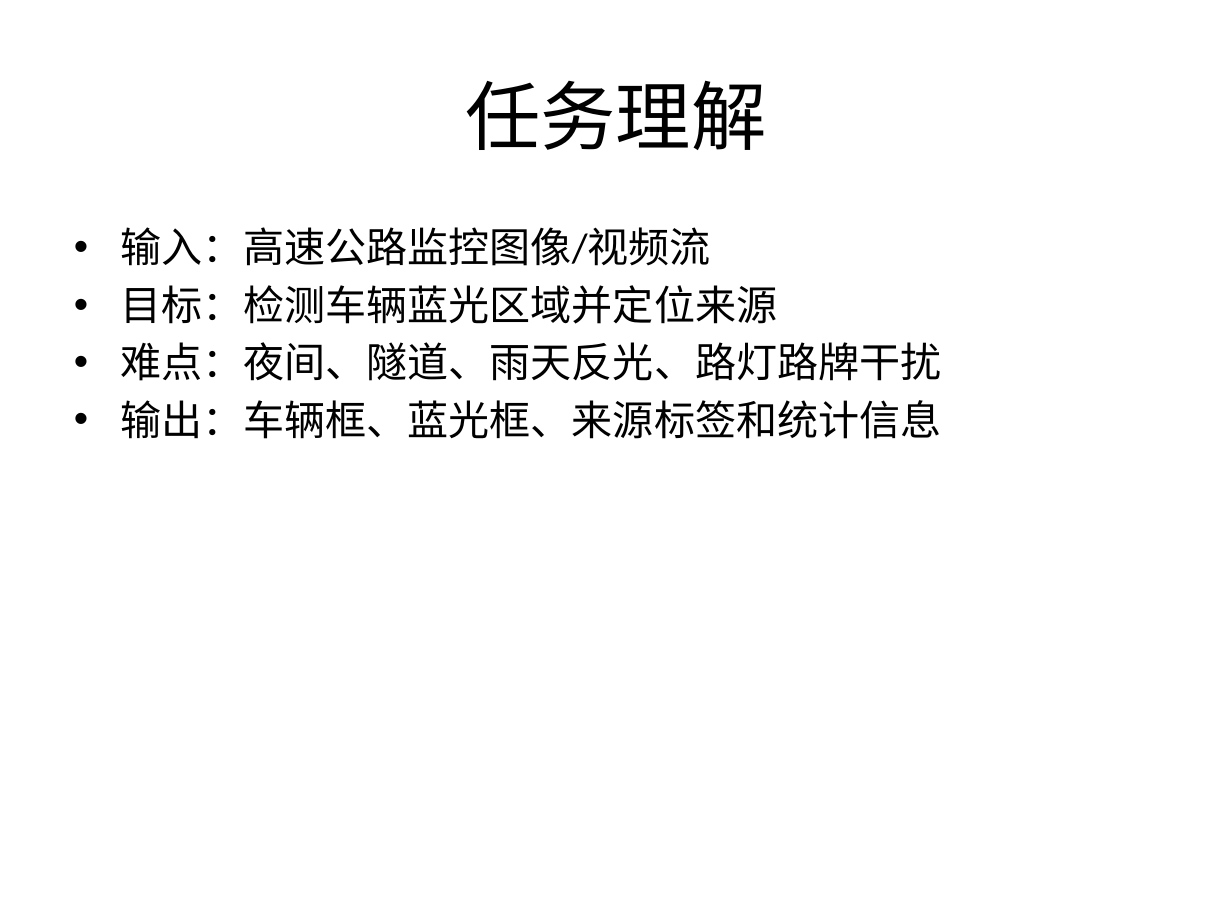
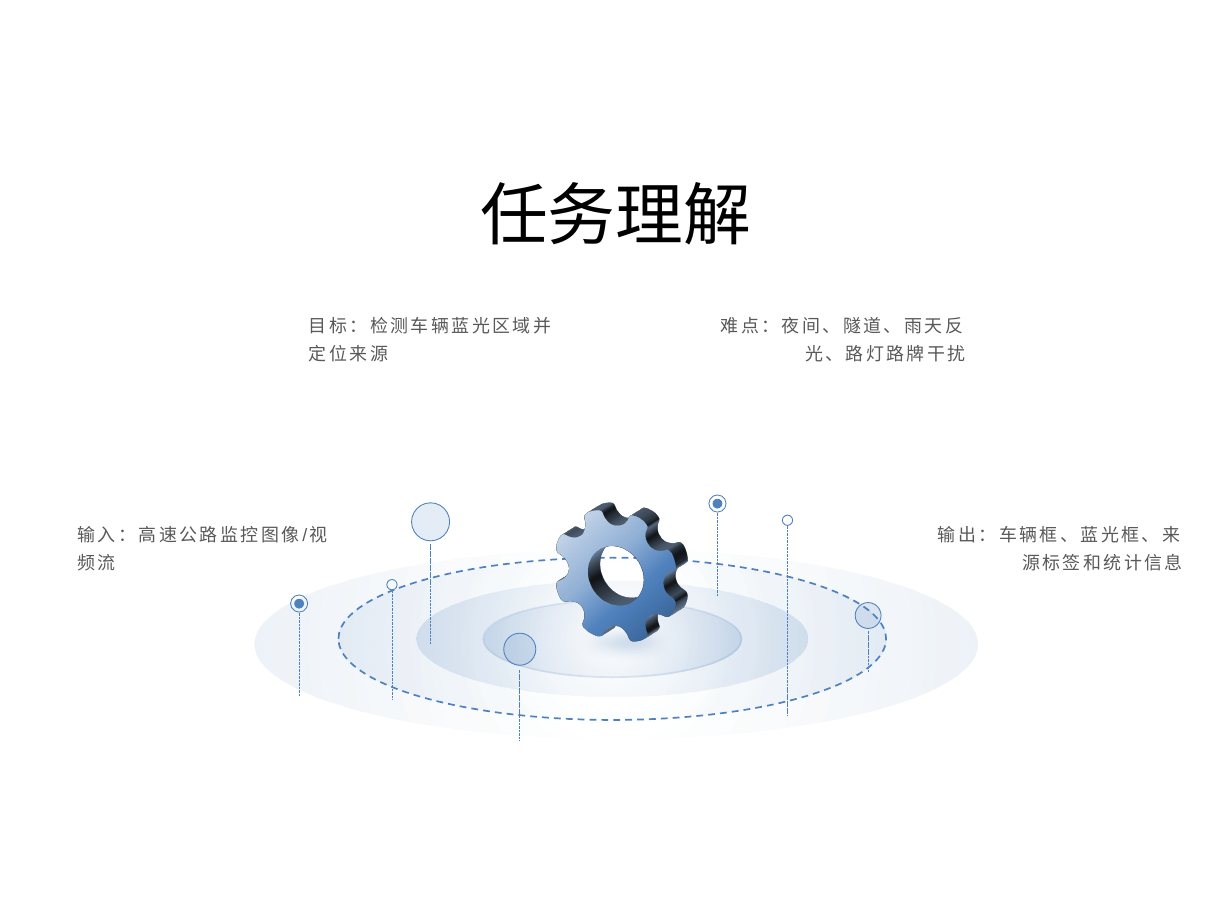
Before and after one commit to szl97/DAA, a slide deck: slide 2 of blue-light-detection/解题ppt.pptx. Drawn at 1232x924 pixels with LibreOffice and Linux fonts; fonts in the diff are those of the drawing; background and template pictures are left out. Boxes give left, top, right and bottom in pixels: in the first picture for what was removed or moved away, otherwise in the second. Text is boxed around its words. In the diff, an @@ line names an element or a change of style, - is before the commit and + after.

```diff
--- a/blue-light-detection/解题ppt.pptx
+++ b/blue-light-detection/解题ppt.pptx
@@ title "任务理解": place and size @@
-title "任务理解" at box(465, 80, 766, 150)
+title "任务理解" at box(480, 182, 751, 245)
@@ title "任务理解" at box(480, 182, 751, 245): size 44 to 39.6 pt @@
@@ text removed at box(120, 227, 941, 439) @@
-• 输入：高速公路监控图像/视频流
-• 目标：检测车辆蓝光区域并定位来源
-• 难点：夜间、隧道、雨天反光、路灯路牌干扰
-• 输出：车辆框、蓝光框、来源标签和统计信息
@@ text added at box(309, 317, 551, 362), 10.5 pt, text #595959 @@
+目标：检测车辆蓝光区域并定位来源
@@ text added at box(721, 317, 966, 362), 10.5 pt, text #595959 @@
+难点：夜间、隧道、雨天反光、路灯路牌干扰
@@ ellipse added at box(411, 503, 450, 541), fill #4F81BD at 15% opacity, outline #4F81BD 0.5 pt @@
@@ ellipse added at box(708, 495, 726, 513), outline #4F81BD 0.5 pt @@
@@ ellipse added at box(713, 499, 722, 508), fill #4F81BD, outline #4F81BD 0.5 pt @@
@@ text added at box(78, 526, 328, 571), 10.5 pt, text #595959 @@
+输入：高速公路监控图像/视频流
@@ freeform shape added at box(549, 510, 681, 642), fill gradient #DCE6F2 to #95B3D7 to #4F81BD to #376092 @@
@@ line added from (718, 514) to (718, 596), #4F81BD 0.5 pt dashed @@
@@ ellipse added at box(782, 515, 792, 525), outline #4F81BD 0.5 pt @@
@@ line added from (787, 526) to (787, 716), #4F81BD 0.5 pt dashed @@
@@ text added at box(938, 526, 1183, 571), 10.5 pt, text #595959 @@
+输出：车辆框、蓝光框、来源标签和统计信息
@@ ellipse added at box(255, 549, 977, 738), fill gradient #4F81BD @@
@@ ellipse added at box(339, 558, 886, 721), fill gradient #4F81BD, outline #4F81BD 1 pt dashed @@
@@ line added from (430, 545) to (430, 644), #4F81BD 0.5 pt dashed @@
@@ ellipse added at box(291, 595, 308, 612), outline #4F81BD 0.5 pt @@
@@ ellipse added at box(294, 599, 303, 607), fill #4F81BD, outline #4F81BD 0.5 pt @@
@@ ellipse added at box(387, 579, 397, 589), outline #4F81BD 0.5 pt @@
@@ line added from (392, 591) to (392, 700), #4F81BD 0.5 pt dashed @@
@@ ellipse added at box(416, 582, 807, 697), fill gradient #4F81BD @@
@@ line added from (299, 614) to (299, 696), #4F81BD 0.5 pt dashed @@
@@ ellipse added at box(483, 600, 742, 676), fill gradient #4F81BD, outline #4F81BD 1 pt @@
@@ ellipse added at box(551, 621, 700, 665), fill #4F81BD at 40% opacity @@
@@ ellipse added at box(855, 602, 881, 628), fill #4F81BD at 15% opacity, outline #4F81BD 0.5 pt @@
@@ ellipse added at box(504, 633, 536, 665), fill #4F81BD at 15% opacity, outline #4F81BD 0.5 pt @@
@@ line added from (869, 632) to (869, 671), #4F81BD 0.5 pt dashed @@
@@ line added from (520, 670) to (520, 742), #4F81BD 0.5 pt dashed @@
```
Also in this commit, not shown: 6 other slides changed, 1 slide added.
